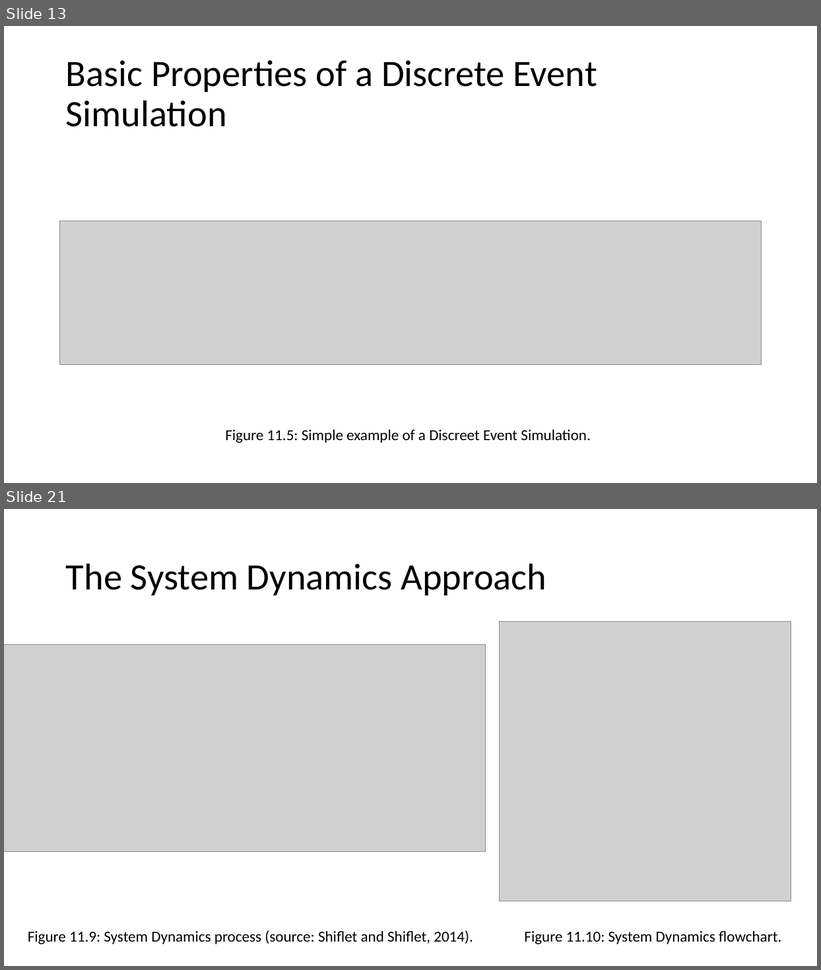
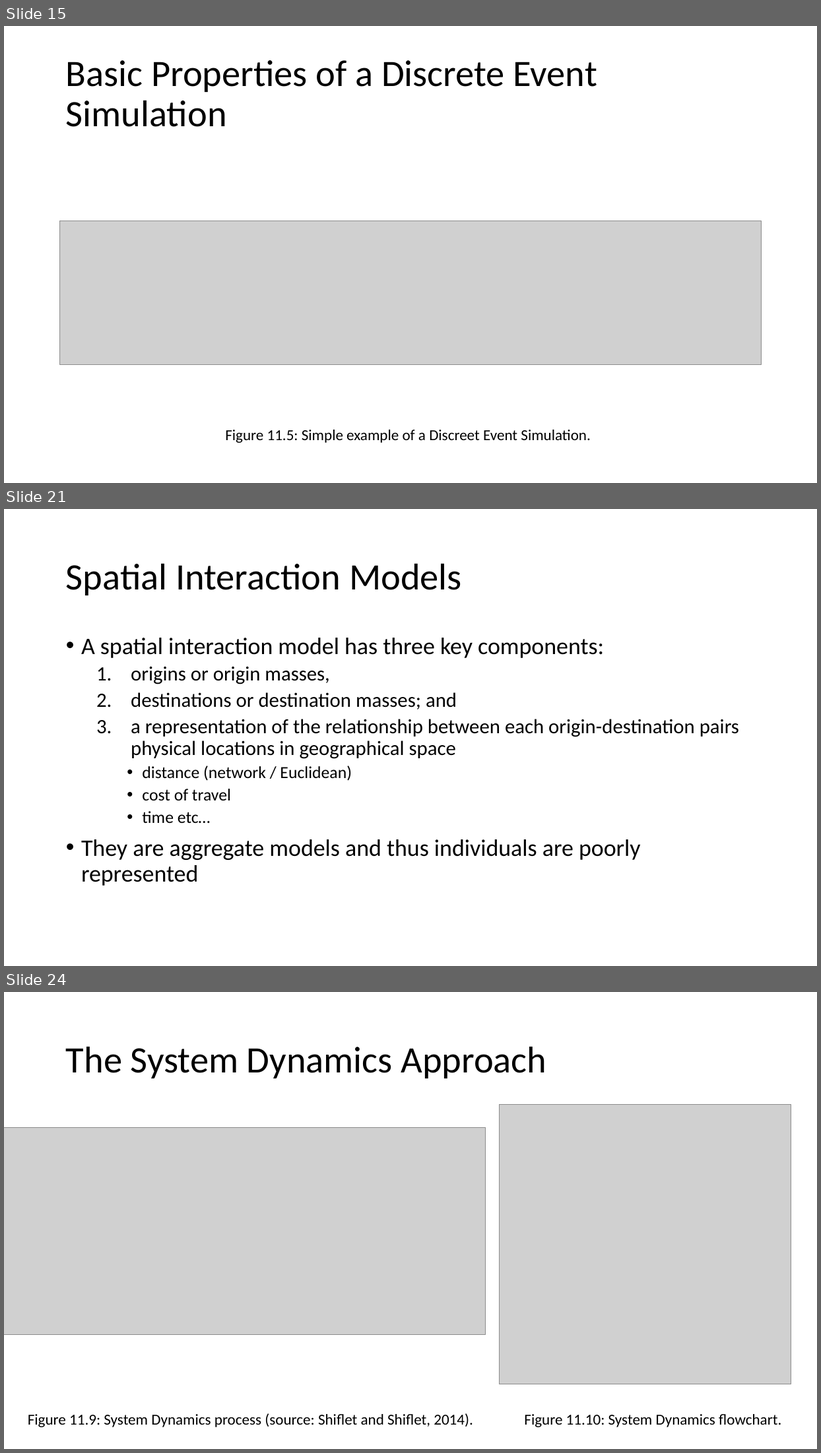
Before and after one commit to abmgis/abmgis, a slide deck: Chapter11-AlternativeModellingApproaches/Chapter11.pptx. Shown one above the other, each under a label of ours: slides 13 and 21 before the commit, slides 15, 21 and 24 after it; the slides between them are not shown. The pictures are 821x970 and 821x1453 pixels, drawn with LibreOffice and Linux fonts; fonts in the diff are those of the drawing; grey boxes stand for pictures. Boxes give left, top, right and bottom in pixels: in the first picture for what was removed or moved away, otherwise in the second. Text is boxed around its words. In the diff, an @@ line names an element or a change of style, - is before the commit and + after.

```diff
--- a/Chapter11-AlternativeModellingApproaches/Chapter11.pptx
+++ b/Chapter11-AlternativeModellingApproaches/Chapter11.pptx
@@ slide 21 added at (x1=4, y1=509, x2=817, y2=966), background #FFFFFF @@
@@ title added at (x1=66, y1=563, x2=462, y2=595), 44 pt, text #000000 @@
+Spatial Interaction Models
@@ text added at (x1=81, y1=638, x2=739, y2=886), 24 pt, text #000000 @@
+• A spatial interaction model has three key components:
+  1. origins or origin masses,
+  2. destinations or destination masses; and
+  3. a representation of the relationship between each origin-destination pairs physical locations in geographical space
+    • distance (network / Euclidean)
+    • cost of travel
+    • time etc…
+• They are aggregate models and thus individuals are poorly represented
@@ what was slide 13 is now slide 15 @@
@@ what was slide 21 is now slide 24 @@
```
Also in this commit, not shown: 11 slides changed, 4 other slides added, 2 slides removed.
